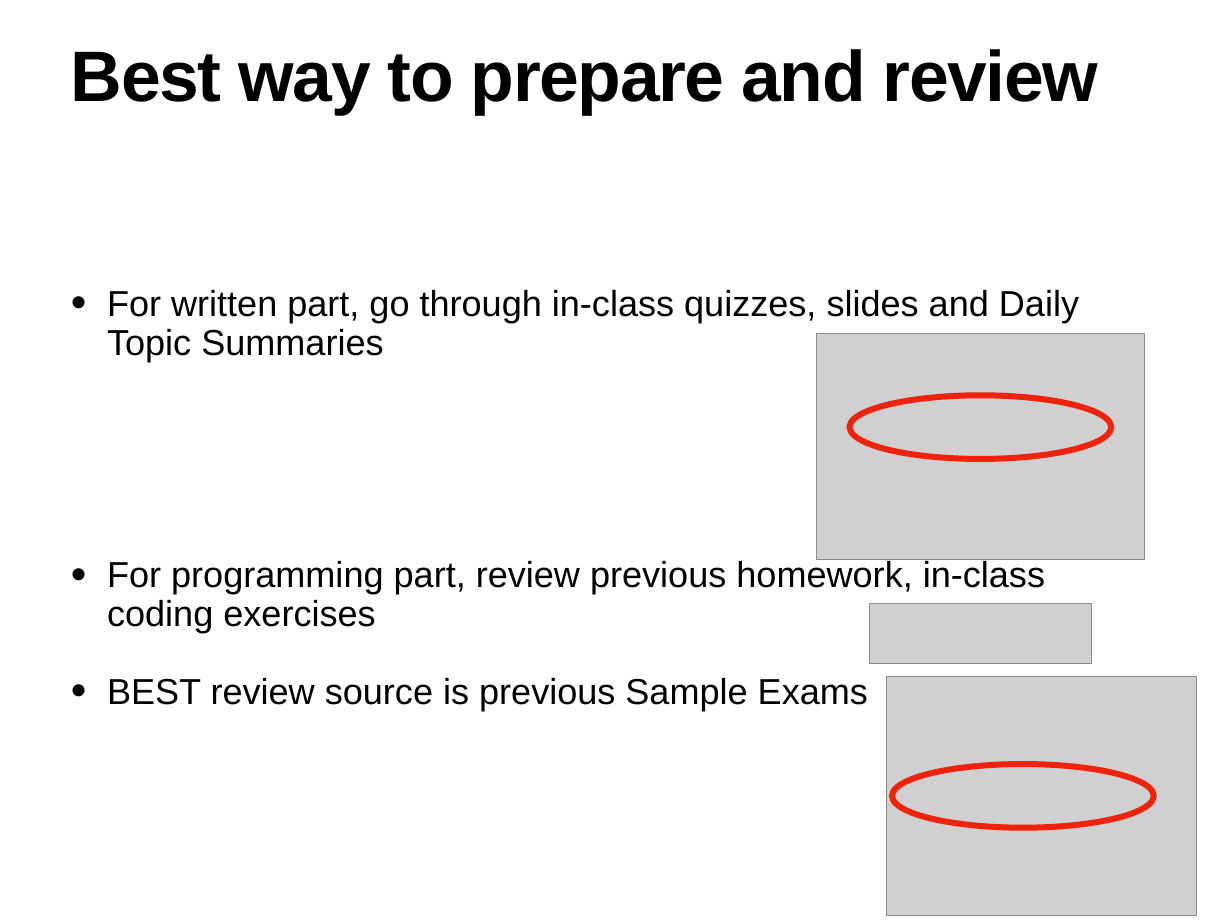
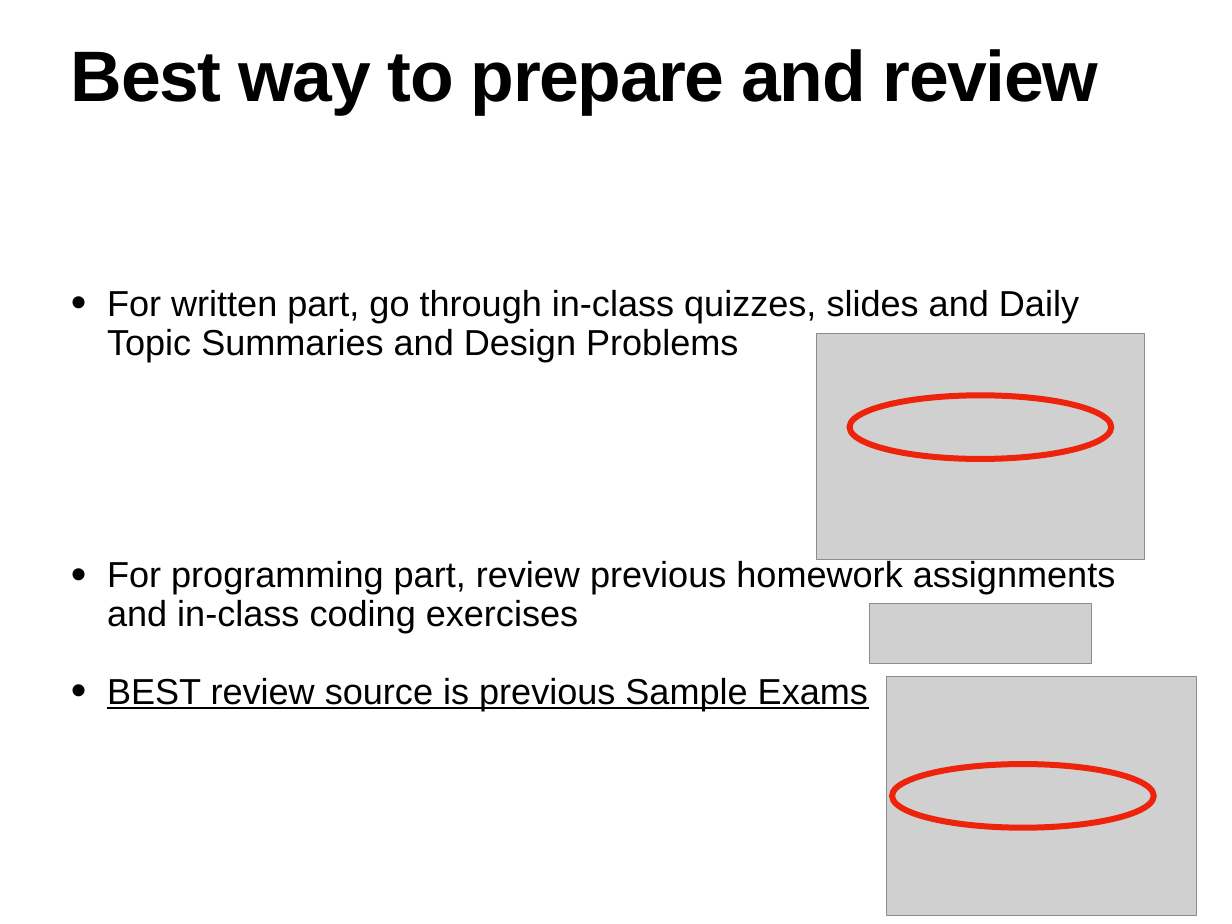
Before and after one commit to RHIT-CSSE/csse220, a slide deck: slide 7 of SampleExams/Exam1Review.pptx. Drawn at 1232x924 pixels with LibreOffice and Linux fonts; fonts in the diff are those of the drawing; grey boxes stand for pictures. Boxes give left, top, right and bottom in pixels: in the first picture for what was removed or moved away, otherwise in the second. Text is boxed around its words. In the diff, an @@ line names an element or a change of style, - is before the commit and + after.

Commit message:
small changes to exam 1 review slides

```diff
--- a/SampleExams/Exam1Review.pptx
+++ b/SampleExams/Exam1Review.pptx
@@ text at bbox=[107, 290, 1115, 633]: text changed @@
-• For written part, go through in-class quizzes, slides and Daily Topic Summaries
-• For programming part, review previous homework, in-class coding exercises
+• For written part, go through in-class quizzes, slides and Daily Topic Summaries and Design Problems
+• For programming part, review previous homework assignments and in-class coding exercises
@@ text at bbox=[107, 678, 868, 711]: underline on in "BEST review source is previous Sample Exams" @@
```
